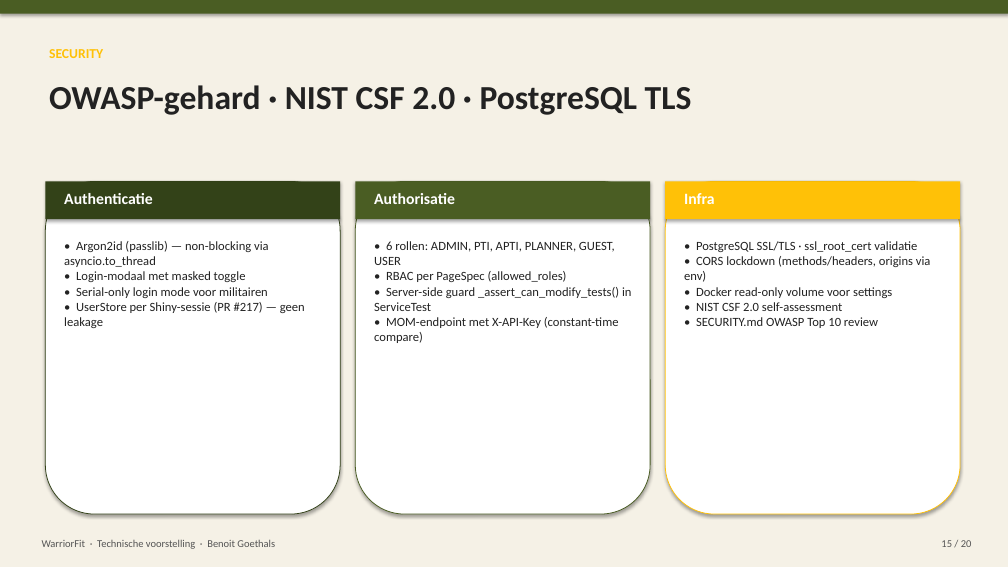
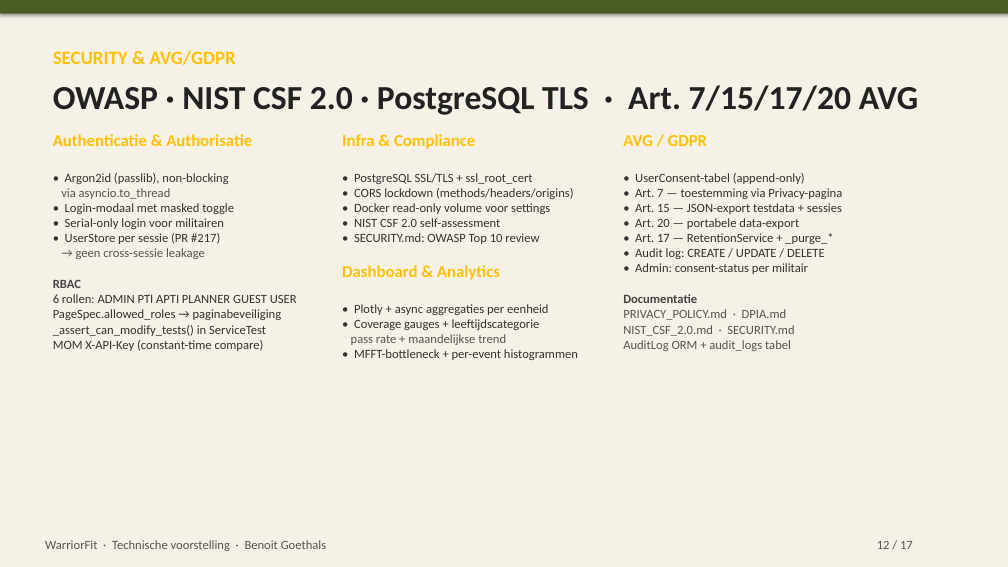
Before and after one commit to BenoitGoethals/WarriorFit, a slide deck: slide 10 of documentation/WarriorFit_Technisch_NL.pptx (slide 14 before the commit). Drawn at 1008x567 pixels with LibreOffice and Linux fonts; fonts in the diff are those of the drawing. Boxes give left, top, right and bottom in pixels: in the first picture for what was removed or moved away, otherwise in the second. Text is boxed around its words. In the diff, an @@ line names an element or a change of style, - is before the commit and + after.

Commit message:
docs: update WarriorFit_Technisch_NL presentation

```diff
--- a/documentation/WarriorFit_Technisch_NL.pptx
+++ b/documentation/WarriorFit_Technisch_NL.pptx
@@ text at (x1=53, y1=50, x2=236, y2=65): text changed; size 13 to 18 pt @@
-SECURITY
+SECURITY & AVG/GDPR
@@ text at (x1=53, y1=85, x2=918, y2=115): text changed @@
-OWASP-gehard · NIST CSF 2.0 · PostgreSQL TLS
+OWASP · NIST CSF 2.0 · PostgreSQL TLS · Art. 7/15/17/20 AVG
@@ text "Authenticatie & Authorisatie" moved from (x1=64, y1=241, x2=305, y2=328) to (x1=53, y1=134, x2=297, y2=351) @@
@@ text at (x1=53, y1=134, x2=252, y2=199): text changed; text colour #222222 to #333333 @@
-• Argon2id (passlib) — non-blocking via asyncio.to_thread
+Authenticatie & Authorisatie
+• Argon2id (passlib), non-blocking
+via asyncio.to_thread
@@ text "Infra & Compliance" moved from (x1=684, y1=241, x2=931, y2=328) to (x1=342, y1=134, x2=578, y2=360) @@
@@ text at (x1=342, y1=134, x2=573, y2=199): text changed; text colour #222222 to #333333 @@
-• PostgreSQL SSL/TLS · ssl_root_cert validatie
-• CORS lockdown (methods/headers, origins via env)
+Infra & Compliance
+• PostgreSQL SSL/TLS + ssl_root_cert
+• CORS lockdown (methods/headers/origins)
@@ text added at (x1=623, y1=135, x2=842, y2=351), 12 pt, text #333333 @@
+AVG / GDPR
+• UserConsent-tabel (append-only)
+• Art. 7 — toestemming via Privacy-pagina
+• Art. 15 — JSON-export testdata + sessies
+• Art. 20 — portabele data-export
+• Art. 17 — RetentionService + _purge_*
+• Audit log: CREATE / UPDATE / DELETE
+• Admin: consent-status per militair
+Documentatie
+PRIVACY_POLICY.md · DPIA.md
+NIST_CSF_2.0.md · SECURITY.md
+AuditLog ORM + audit_logs tabel
@@ rounded rectangle removed at (x1=45, y1=181, x2=340, y2=514) @@
@@ rectangle removed at (x1=45, y1=181, x2=340, y2=219) @@
@@ text removed at (x1=64, y1=193, x2=153, y2=204) @@
-Authenticatie
@@ text at (x1=65, y1=203, x2=234, y2=214): text colour #222222 to #333333 in "• Login-modaal met masked toggle" @@
@@ text at (x1=354, y1=203, x2=550, y2=227): text colour #222222 to #333333 in "• Docker read-only volume voor settings", "• NIST CSF 2.0 self-assessment" @@
@@ rounded rectangle removed at (x1=355, y1=181, x2=650, y2=514) @@
@@ rectangle removed at (x1=355, y1=181, x2=650, y2=219) @@
@@ text removed at (x1=374, y1=193, x2=455, y2=204) @@
-Authorisatie
@@ rounded rectangle removed at (x1=665, y1=181, x2=960, y2=514) @@
@@ rectangle removed at (x1=665, y1=181, x2=960, y2=219) @@
@@ text removed at (x1=684, y1=193, x2=715, y2=204) @@
-Infra
@@ text at (x1=53, y1=218, x2=297, y2=351): text changed; text colour #222222 to #333333 @@
-• Serial-only login mode voor militairen
-• UserStore per Shiny-sessie (PR #217) — geen leakage
+• Serial-only login voor militairen
+• UserStore per sessie (PR #217)
+→ geen cross-sessie leakage
+RBAC
+6 rollen: ADMIN PTI APTI PLANNER GUEST USER
+PageSpec.allowed_roles → paginabeveiliging
+_assert_can_modify_tests() in ServiceTest
+MOM X-API-Key (constant-time compare)
@@ text at (x1=342, y1=233, x2=578, y2=360): text changed; text colour #222222 to #333333 @@
-• SECURITY.md OWASP Top 10 review
+• SECURITY.md: OWASP Top 10 review
+Dashboard & Analytics
+• Plotly + async aggregaties per eenheid
+• Coverage gauges + leeftijdscategorie
+pass rate + maandelijkse trend
+• MFFT-bottleneck + per-event histogrammen
@@ text removed at (x1=374, y1=241, x2=631, y2=343) @@
-• 6 rollen: ADMIN, PTI, APTI, PLANNER, GUEST, USER
-• RBAC per PageSpec (allowed_roles)
-• Server-side guard _assert_can_modify_tests() in ServiceTest
-• MOM-endpoint met X-API-Key (constant-time compare)
@@ text "WarriorFit · Technische voorstelling · ..." at (x1=45, y1=540, x2=326, y2=551): size 10 to 12 pt @@
@@ text at (x1=877, y1=541, x2=913, y2=549): text changed; size 10 to 12 pt @@
-15 / 20
+12 / 17
```
Also in this commit, not shown: 1 other slide changed, 3 slides added, 11 slides removed, 1 other file.
